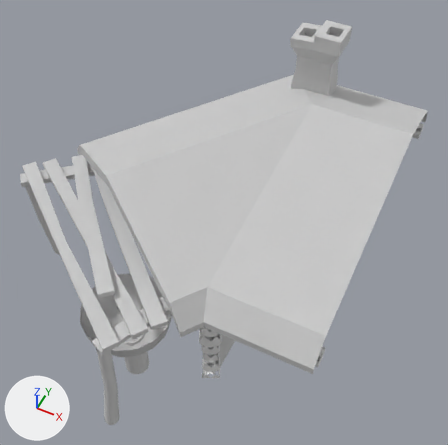
One commit to the FBX model Kalevala Pinball/Assets/Models/Ilmarinen's Workshop.FBX: the scene before it, then after it.
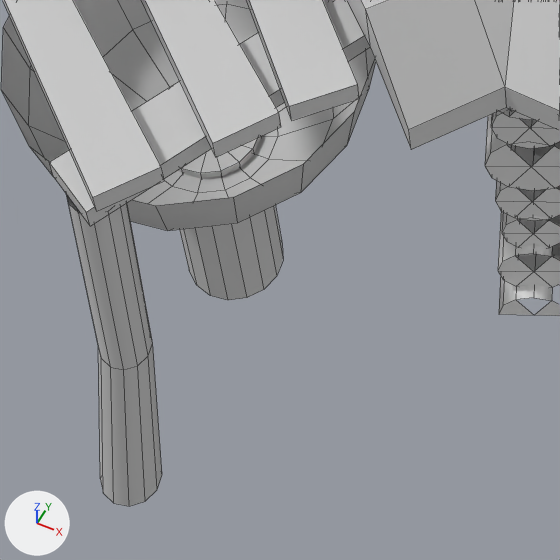
Each version appears first whole from a 50 mm camera at (0.2695, 0.0321, 0.157) aimed at (0.2133, 0.1446, 0.0163), and next in a close-up on the part from 18% to 49% of the width and 68% to 98% of the height. Arrows for +X, +Y and +Z are at lower left; the lights stay in place. The close-ups show mesh edges as thin lines. Where no turn or scale is listed for an object, it has been applied to the vertices.

In view in the first close-up: "Ilmarinen's Workshop Kickout Hole", 'Kickout Hole Kicker', 'Patio Board001', 'Patio Board002', 'Patio Board003', 'Patio Board004', 'Roof', 'Split Wall Log003', 'Support005', 'Wall Log024', 'Wall Log025', 'Wall Log027'.
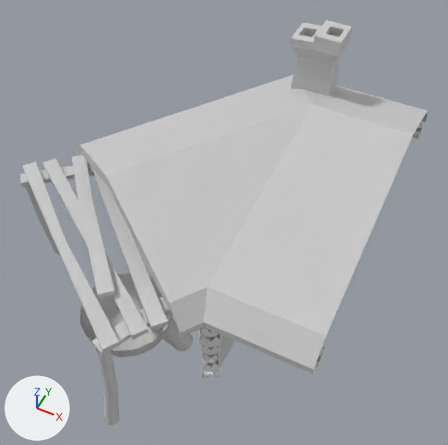
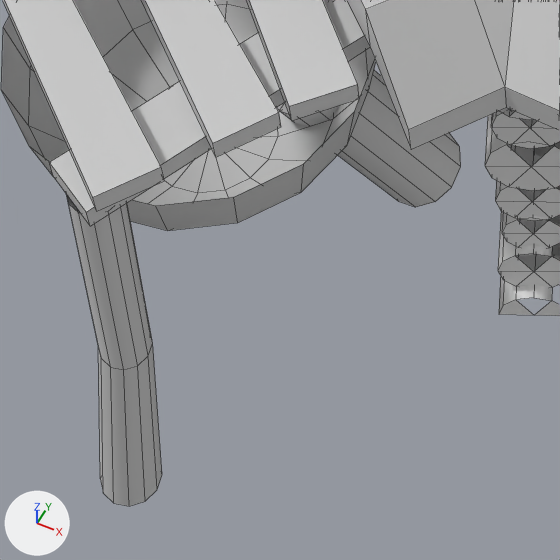
Boxes [x1, y1, x2, y2] around the edits, measured in the close-ups (560 x 560 px):
```json
{"object": "Kicker", "change": "added", "after": [277, 70, 461, 207]}
{"object": "Kickout Hole Kicker", "change": "deleted", "before": [178, 137, 283, 300]}
```

Scene script edits in JSON lines:
```json
{"op": "add", "block": "me_mesh_046_1", "code": ["me_mesh_046_1 = bpy.data.meshes.new('Mesh.046')", "me_mesh_046_1.from_pydata(...)  # 25 vertices, 18 faces; spans x -0.0092..0.0033, y -0.0092..0.0033, z -0.0015..0.0196", "me_mesh_046_1.materials.append(mat_placeholder)  # light grey #cacaca"]}
{"op": "remove", "block": "ob_kickout_hole_kicker", "code": ["ob_kickout_hole_kicker = bpy.data.objects.new('Kickout Hole Kicker', me_mesh_046)", "ob_kickout_hole_kicker.location = (0.19634, 0.11293, -0.0135)"]}
{"op": "add", "block": "ob_kicker", "code": ["ob_kicker = bpy.data.objects.new('Kicker', me_mesh_046_1)", "ob_kicker.location = (0.20809, 0.12459, -0.02667)"]}
```
